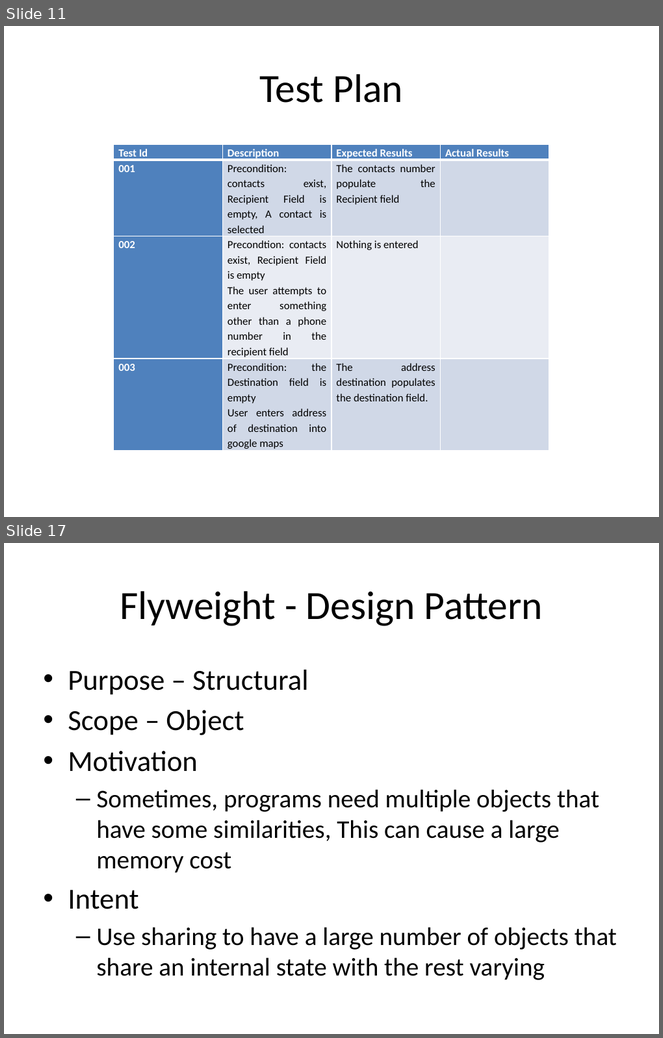
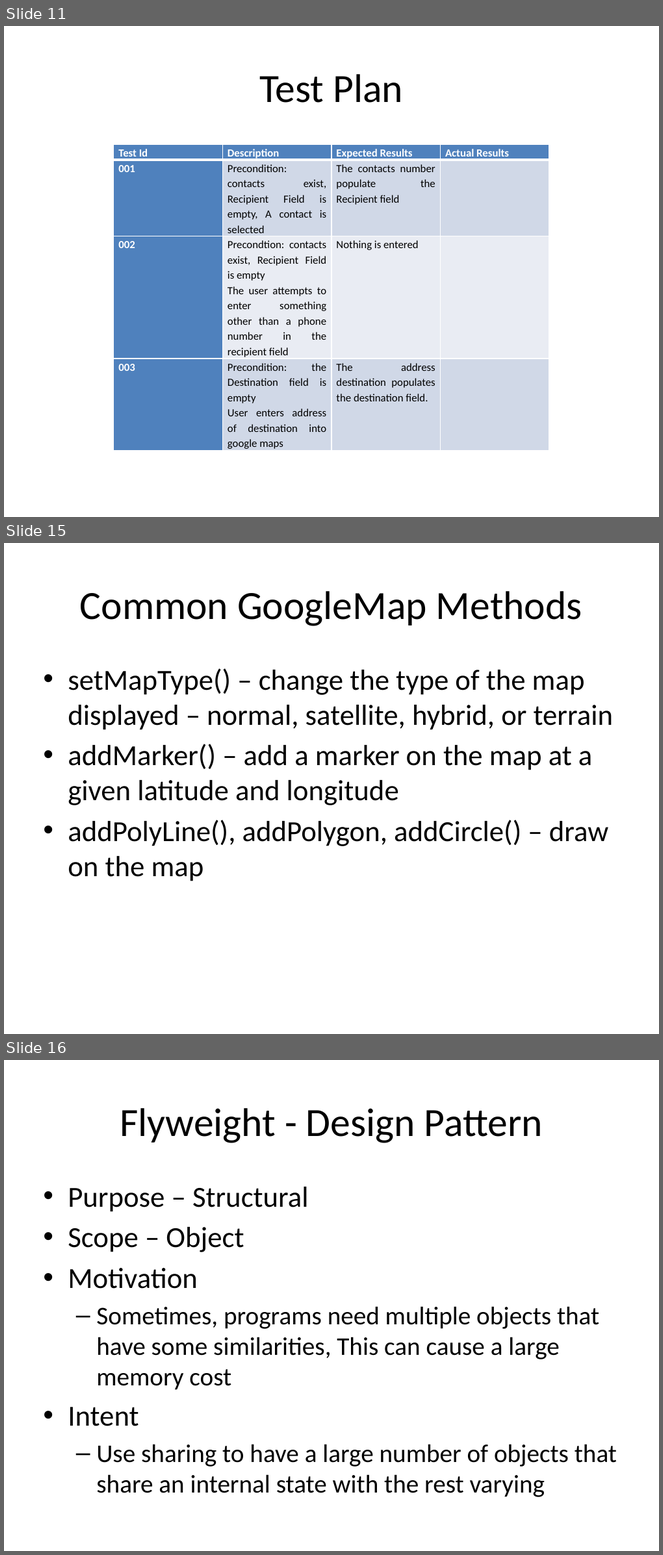
Before and after one commit to jmh9072/zolotnik, a slide deck: docs/Design review presentation.pptx. Shown one above the other, each under a label of ours: slides 11 and 17 before the commit, slides 11, 15 and 16 after it; the slides between them are not shown. The pictures are 663x1038 and 663x1555 pixels, drawn with LibreOffice and Linux fonts; fonts in the diff are those of the drawing. Boxes give left, top, right and bottom in pixels: in the first picture for what was removed or moved away, otherwise in the second. Text is boxed around its words. In the diff, an @@ line names an element or a change of style, - is before the commit and + after.

Commit message:
Added Google Maps API to design review presentation.

```diff
--- a/docs/Design review presentation.pptx
+++ b/docs/Design review presentation.pptx
@@ slide 15 added at <box>4,543,659,1034</box>, background #FFFFFF @@
@@ title added at <box>80,591,582,626</box>, 44 pt, text #000000 @@
+Common GoogleMap Methods
@@ text added at <box>68,668,613,882</box>, 32 pt, text #000000 @@
+• setMapType() – change the type of the map displayed – normal, satellite, hybrid, or terrain
+• addMarker() – add a marker on the map at a given latitude and longitude
+• addPolyLine(), addPolygon, addCircle() – draw on the map
@@ what was slide 17 is now slide 16 @@
```
Also in this commit, not shown: 3 slides changed, 1 other slide added, 3 slides removed.
